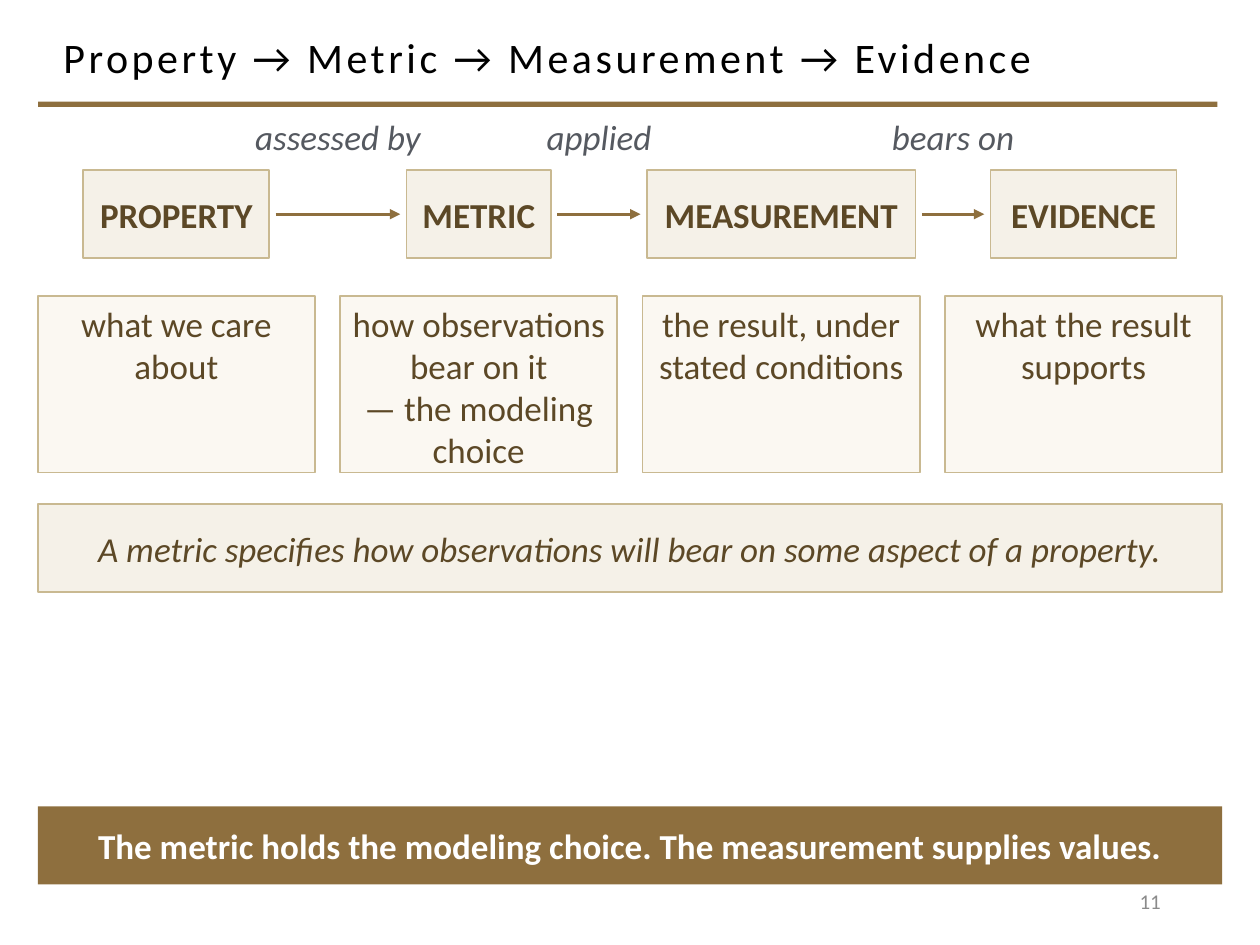
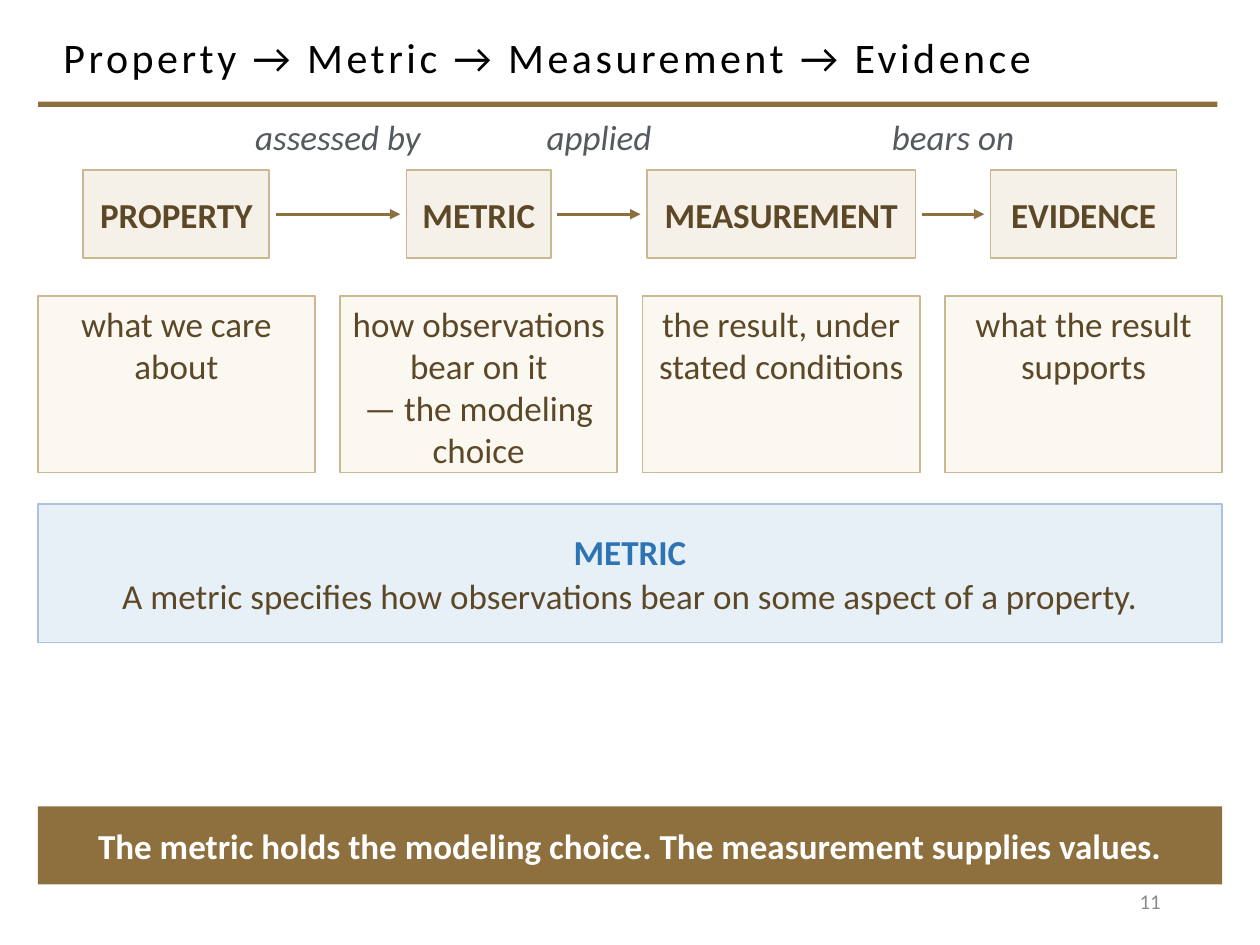
Before and after one commit to davisjam/model-based-agentic-software-engineering, a slide deck: slide 11 of course/lectures/act-1-foundations/09-engineering-decision-making-and-metrics/1-9-Engineering-Decision-Making-and-Metrics.pptx. Drawn at 1260x945 pixels with LibreOffice and Linux fonts; fonts in the diff are those of the drawing; background and template pictures are left out. Boxes give left, top, right and bottom in pixels: in the first picture for what was removed or moved away, otherwise in the second. Text is boxed around its words. In the diff, an @@ line names an element or a change of style, - is before the commit and + after.

```diff
--- a/course/lectures/act-1-foundations/09-engineering-decision-making-and-metrics/1-9-Engineering-Decision-Making-and-Metrics.pptx
+++ b/course/lectures/act-1-foundations/09-engineering-decision-making-and-metrics/1-9-Engineering-Decision-Making-and-Metrics.pptx
@@ rectangle "METRIC": place and size @@
-rectangle "METRIC" at [38, 504, 1222, 592]
+rectangle "METRIC" at [38, 504, 1222, 643]
@@ rectangle "METRIC" at [38, 504, 1222, 643]: fill #F5F1E8 to #E8F0F7; outline #C9B991 1 pt to #A9C4DB 1 pt @@
@@ text in rectangle at [122, 542, 1137, 615]: text changed; italic off @@
-A metric specifies how observations will bear on some aspect of a property.
+METRIC
+A metric specifies how observations bear on some aspect of a property.
```
Also in this commit, not shown: 11 other slides changed.
